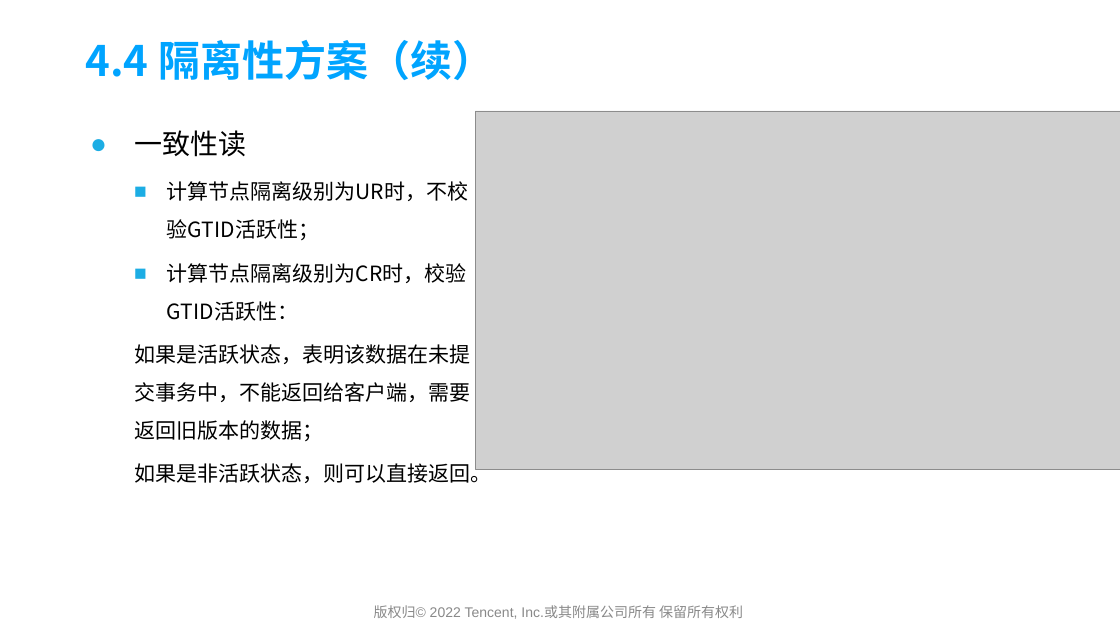
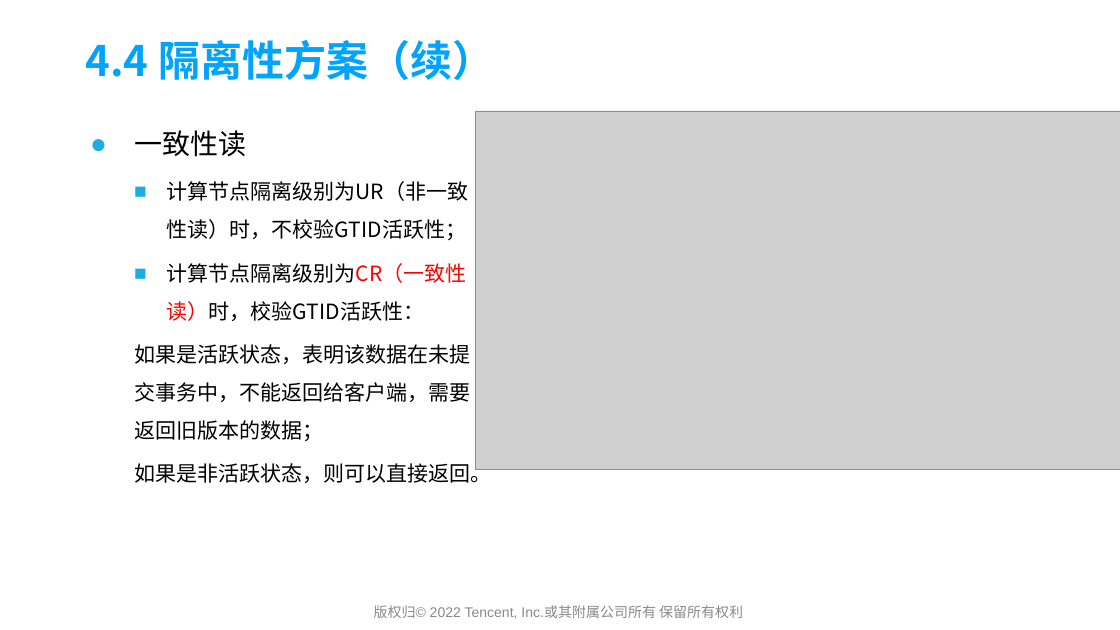
Before and after one commit to yedushusheng/mysql-learning, a slide deck: slide 32 of 28. OLTP/GoldenDB产品简介及架构解析.pptx. Drawn at 1120x630 pixels with LibreOffice and Linux fonts; fonts in the diff are those of the drawing; grey boxes stand for pictures; background and template pictures are left out. Boxes give left, top, right and bottom in pixels: in the first picture for what was removed or moved away, otherwise in the second. Text is boxed around its words. In the diff, an @@ line names an element or a change of style, - is before the commit and + after.

```diff
--- a/28. OLTP/GoldenDB产品简介及架构解析.pptx
+++ b/28. OLTP/GoldenDB产品简介及架构解析.pptx
@@ text at [167,181,468,321]: text changed @@
-  ■ 计算节点隔离级别为UR时，不校验GTID活跃性；
-  ■ 计算节点隔离级别为CR时，校验GTID活跃性：
+  ■ 计算节点隔离级别为UR（非一致性读）时，不校验GTID活跃性；
+  ■ 计算节点隔离级别为CR（一致性读）时，校验GTID活跃性：
```
Also in this commit, not shown: 3 other slides changed.
